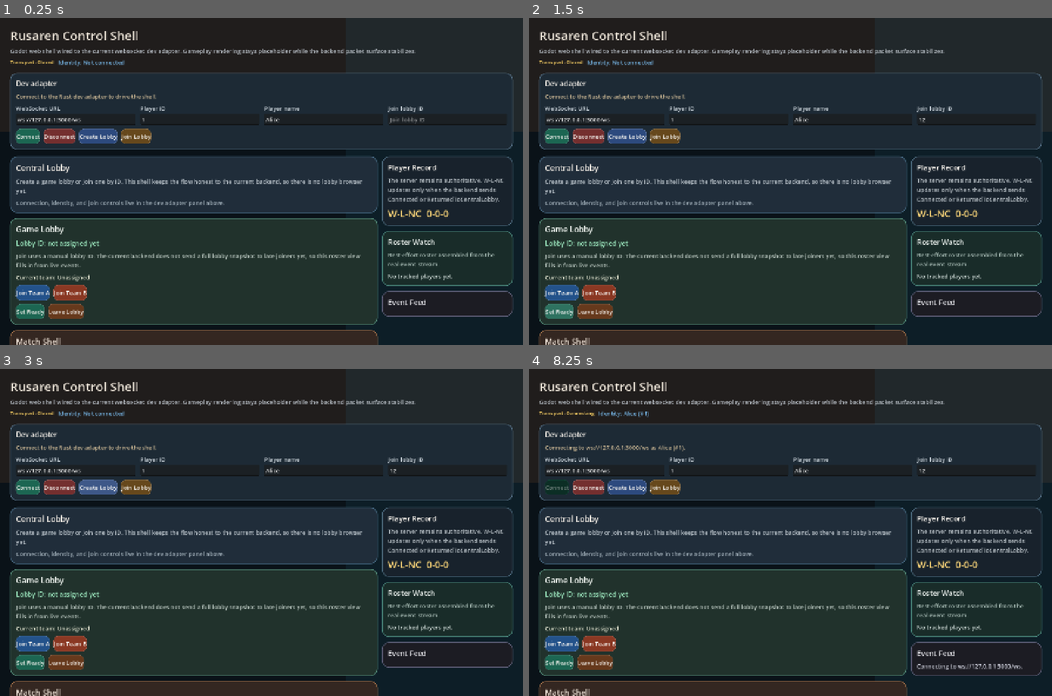
Above: before the commit, frames 1-4 (two rows, left to right).
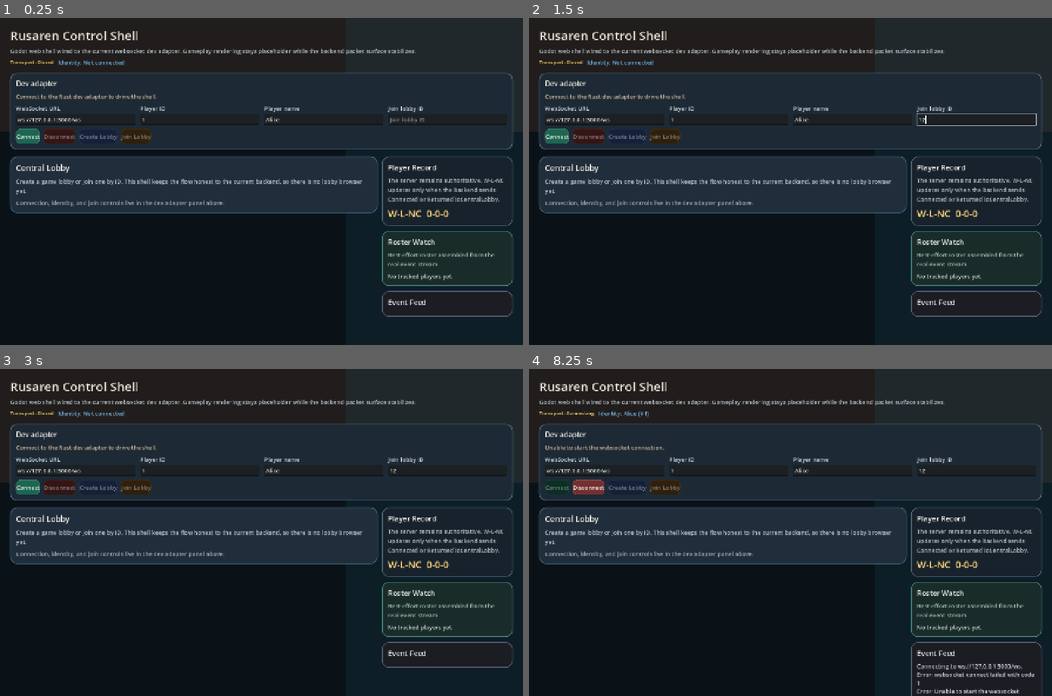
Above: after the commit, the same moments.

Repository: HourGlss/Rusaren
Game: Godot game, scene res://scenes/main.tscn
Same seed, same stepped clock (60 frames per second), same inputs: the game is played once before the commit and once after it.
Inputs (mouse positions are in pixels of both pictures, inside the frame that each line leads up to):
- Up to frame 1 (0.25 s): no input
- Up to frame 2 (1.5 s): click (978, 119) at 0.52 s; type "12" at 0.6 s; click (560, 312) at 1.25 s, where only the run before the commit has a clickable "Set Ready"
- Up to frame 3 (3 s): click (31, 663) at 2 s, where only the run before the commit has a clickable "Set Ready"; click (99, 486) at 2.75 s, where only the run before the commit has a clickable "Create Lobby"
- Up to frame 4 (8.25 s): click (596, 663) at 3.5 s, where only the run before the commit has a clickable "Leave Lobby"; click (628, 486) at 4.25 s, where only the run before the commit has a clickable "Create Lobby"; click (596, 663) at 5 s, where only the run before the commit has a clickable "Leave Lobby"; click (628, 486) at 5.75 s, where only the run before the commit has a clickable "Create Lobby"; click (560, 663) at 6.5 s, where only the run before the commit has a clickable "Set Ready"; click (596, 663) at 7.25 s, where only the run before the commit has a clickable "Leave Lobby"; click "Connect" at 8 s

The runs differ from the first frame. In frame 1, 25% of the frame differs, in the area x 1-73%, y 33-100%; in frame 2, 25%; in frame 3, 25%; in frame 4, 26%, in the area x 1-98%, y 23-100%.
Error before the commit: Parse Error: Cannot get return value of call to "poll()" because it returns "void". (res://scripts/net/dev_socket_client.gd:46)

Commit message:
Release 0.2.0 and validate Godot shell

Diff:
--- a/client/godot/project.godot
+++ b/client/godot/project.godot
@@ -11,6 +11,7 @@
 [application]
 
 config/name="Rusaren Shell"
+config/version="0.2.0"
 run/main_scene="res://scenes/main.tscn"
 
 [display]
--- a/client/godot/scripts/net/dev_socket_client.gd
+++ b/client/godot/scripts/net/dev_socket_client.gd
@@ -43,14 +43,21 @@
 	if _socket == null:
 		return
 
-	var poll_error := _socket.poll()
-	if poll_error != OK:
-		emit_signal("transport_error", "websocket poll failed with code %d" % poll_error)
+	_socket.poll()
+	var current_state := _socket.get_ready_state()
+	if current_state == WebSocketPeer.STATE_CLOSED and _last_state != WebSocketPeer.STATE_CLOSED:
+		var close_code := _socket.get_close_code()
+		var close_reason := _socket.get_close_reason()
+		var failure_reason := "websocket closed"
+		if close_reason != "":
+			failure_reason = close_reason
+		elif close_code != -1:
+			failure_reason = "websocket closed with code %d" % close_code
+		emit_signal("transport_error", failure_reason)
 		close()
-		emit_signal("closed", "websocket poll failed")
+		emit_signal("closed", failure_reason)
 		return
 
-	var current_state := _socket.get_ready_state()
 	if current_state != _last_state:
 		_last_state = current_state
 		emit_signal("transport_state_changed", _state_name(current_state))
--- a/client/godot/scripts/net/protocol.gd
+++ b/client/godot/scripts/net/protocol.gd
@@ -58,7 +58,7 @@
 		return value
 
 	func read_bool() -> Variant:
-		var raw := read_u8()
+		var raw = read_u8()
 		if has_error():
 			return null
 		if raw == 0:
@@ -86,7 +86,7 @@
 		return value
 
 	func read_player_id() -> Variant:
-		var raw := read_u32()
+		var raw = read_u32()
 		if has_error():
 			return null
 		if raw <= 0:
@@ -95,7 +95,7 @@
 		return raw
 
 	func read_lobby_id() -> Variant:
-		var raw := read_u32()
+		var raw = read_u32()
 		if has_error():
 			return null
 		if raw <= 0:
@@ -104,7 +104,7 @@
 		return raw
 
 	func read_match_id() -> Variant:
-		var raw := read_u32()
+		var raw = read_u32()
 		if has_error():
 			return null
 		if raw <= 0:
@@ -113,7 +113,7 @@
 		return raw
 
 	func read_round() -> Variant:
-		var raw := read_u8()
+		var raw = read_u8()
 		if has_error():
 			return null
 		if raw <= 0 or raw > 5:
@@ -122,7 +122,7 @@
 		return raw
 
 	func read_string(field: String, max_len: int) -> Variant:
-		var length := read_u8()
+		var length = read_u8()
 		if has_error():
 			return null
 		if length > max_len:
@@ -139,9 +139,9 @@
 		return bytes.get_string_from_utf8()
 
 	func read_record() -> Variant:
-		var wins := read_u16()
-		var losses := read_u16()
-		var no_contests := read_u16()
+		var wins = read_u16()
+		var losses = read_u16()
+		var no_contests = read_u16()
 		if has_error():
 			return null
 		return {
@@ -151,7 +151,7 @@
 		}
 
 	func read_team_label() -> Variant:
-		var raw := read_u8()
+		var raw = read_u8()
 		if has_error():
 			return null
 		match raw:
@@ -164,7 +164,7 @@
 				return null
 
 	func read_ready_label() -> Variant:
-		var raw := read_u8()
+		var raw = read_u8()
 		if has_error():
 			return null
 		match raw:
@@ -177,7 +177,7 @@
 				return null
 
 	func read_skill_tree_name() -> Variant:
-		var raw := read_u8()
+		var raw = read_u8()
 		if has_error():
 			return null
 		match raw:
@@ -194,7 +194,7 @@
 				return null
 
 	func read_match_outcome_name() -> Variant:
-		var raw := read_u8()
+		var raw = read_u8()
 		if has_error():
 			return null
 		match raw:
@@ -210,12 +210,18 @@
 
 	func finish() -> Dictionary:
 		if has_error():
-			return _error(error_message)
+			return {
+				"ok": false,
+				"error": error_message,
+			}
 		if index != payload.size():
-			return _error("%s payload contained %d unexpected trailing bytes" % [
-				kind,
-				payload.size() - index,
-			])
+			return {
+				"ok": false,
+				"error": "%s payload contained %d unexpected trailing bytes" % [
+					kind,
+					payload.size() - index,
+				],
+			}
 		return {"ok": true}
 
 
@@ -313,9 +319,9 @@
 
 	match kind:
 		1:
-			var player_id := cursor.read_player_id()
-			var player_name := cursor.read_string("player_name", MAX_PLAYER_NAME_LEN)
-			var record := cursor.read_record()
+			var player_id = cursor.read_player_id()
+			var player_name = cursor.read_string("player_name", MAX_PLAYER_NAME_LEN)
+			var record = cursor.read_record()
 			if cursor.has_error():
 				return _error(cursor.error_message)
 			event = {
@@ -325,7 +331,7 @@
 				"record": record,
 			}
 		2:
-			var lobby_id := cursor.read_lobby_id()
+			var lobby_id = cursor.read_lobby_id()
 			if cursor.has_error():
 				return _error(cursor.error_message)
 			event = {
@@ -333,8 +339,8 @@
 				"lobby_id": lobby_id,
 			}
 		3:
-			var joined_lobby_id := cursor.read_lobby_id()
-			var joined_player_id := cursor.read_player_id()
+			var joined_lobby_id = cursor.read_lobby_id()
+			var joined_player_id = cursor.read_player_id()
 			if cursor.has_error():
 				return _error(cursor.error_message)
 			event = {
@@ -343,8 +349,8 @@
 				"player_id": joined_player_id,
 			}
 		4:
-			var left_lobby_id := cursor.read_lobby_id()
-			var left_player_id := cursor.read_player_id()
+			var left_lobby_id = cursor.read_lobby_id()
+			var left_player_id = cursor.read_player_id()
 			if cursor.has_error():
 				return _error(cursor.error_message)
 			event = {
@@ -353,9 +359,9 @@
 				"player_id": left_player_id,
 			}
 		5:
-			var selected_player_id := cursor.read_player_id()
-			var team := cursor.read_team_label()
-			var ready_reset := cursor.read_bool()
+			var selected_player_id = cursor.read_player_id()
+			var team = cursor.read_team_label()
+			var ready_reset = cursor.read_bool()
 			if cursor.has_error():
 				return _error(cursor.error_message)
 			event = {
@@ -365,8 +371,8 @@
 				"ready_reset": ready_reset,
 			}
 		6:
-			var ready_player_id := cursor.read_player_id()
-			var ready_label := cursor.read_ready_label()
+			var ready_player_id = cursor.read_player_id()
+			var ready_label = cursor.read_ready_label()
 			if cursor.has_error():
 				return _error(cursor.error_message)
 			event = {
@@ -375,9 +381,9 @@
 				"ready": ready_label,
 			}
 		7:
-			var countdown_lobby_id := cursor.read_lobby_id()
-			var countdown_seconds := cursor.read_u8()
-			var roster_size := cursor.read_u16()
+			var countdown_lobby_id = cursor.read_lobby_id()
+			var countdown_seconds = cursor.read_u8()
+			var roster_size = cursor.read_u16()
 			if cursor.has_error():
 				return _error(cursor.error_message)
 			event = {
@@ -387,8 +393,8 @@
 				"roster_size": roster_size,
 			}
 		8:
-			var tick_lobby_id := cursor.read_lobby_id()
-			var tick_seconds := cursor.read_u8()
+			var tick_lobby_id = cursor.read_lobby_id()
+			var tick_seconds = cursor.read_u8()
 			if cursor.has_error():
 				return _error(cursor.error_message)
 			event = {
@@ -397,9 +403,9 @@
 				"seconds_remaining": tick_seconds,
 			}
 		9:
-			var match_id := cursor.read_match_id()
-			var round := cursor.read_round()
-			var skill_pick_seconds := cursor.read_u8()
+			var match_id = cursor.read_match_id()
+			var round = cursor.read_round()
+			var skill_pick_seconds = cursor.read_u8()
 			if cursor.has_error():
 				return _error(cursor.error_message)
 			event = {
@@ -409,9 +415,9 @@
 				"skill_pick_seconds": skill_pick_seconds,
 			}
 		10:
-			var skill_player_id := cursor.read_player_id()
-			var tree_name := cursor.read_skill_tree_name()
-			var tier := cursor.read_u8()
+			var skill_player_id = cursor.read_player_id()
+			var tree_name = cursor.read_skill_tree_name()
+			var tier = cursor.read_u8()
 			if cursor.has_error():
 				return _error(cursor.error_message)
 			event = {
@@ -421,7 +427,7 @@
 				"tier": tier,
 			}
 		11:
-			var pre_combat_seconds := cursor.read_u8()
+			var pre_combat_seconds = cursor.read_u8()
 			if cursor.has_error():
 				return _error(cursor.error_message)
 			event = {
@@ -431,10 +437,10 @@
 		12:
 			event = {"type": "CombatStarted"}
 		13:
-			var won_round := cursor.read_round()
-			var winning_team := cursor.read_team_label()
-			var score_a := cursor.read_u8()
-			var score_b := cursor.read_u8()
+			var won_round = cursor.read_round()
+			var winning_team = cursor.read_team_label()
+			var score_a = cursor.read_u8()
+			var score_b = cursor.read_u8()
 			if cursor.has_error():
 				return _error(cursor.error_message)
 			event = {
@@ -445,10 +451,10 @@
 				"score_b": score_b,
 			}
 		14:
-			var outcome := cursor.read_match_outcome_name()
-			var end_score_a := cursor.read_u8()
-			var end_score_b := cursor.read_u8()
-			var message := cursor.read_string("message", MAX_MESSAGE_BYTES)
+			var outcome = cursor.read_match_outcome_name()
+			var end_score_a = cursor.read_u8()
+			var end_score_b = cursor.read_u8()
+			var message = cursor.read_string("message", MAX_MESSAGE_BYTES)
 			if cursor.has_error():
 				return _error(cursor.error_message)
 			event = {
@@ -459,7 +465,7 @@
 				"message": message,
 			}
 		15:
-			var returned_record := cursor.read_record()
+			var returned_record = cursor.read_record()
 			if cursor.has_error():
 				return _error(cursor.error_message)
 			event = {
@@ -467,7 +473,7 @@
 				"record": returned_record,
 			}
 		16:
-			var error_message := cursor.read_string("message", MAX_MESSAGE_BYTES)
+			var error_message = cursor.read_string("message", MAX_MESSAGE_BYTES)
 			if cursor.has_error():
 				return _error(cursor.error_message)
 			event = {
Not shown, changed: .gitignore
Not shown, changed: README.md
Not shown, changed: client/godot/README.md
Not shown, changed: server/Cargo.lock
Not shown, changed: server/bin/backend_callgraph/Cargo.toml
Not shown, changed: server/bin/backend_callgraph/src/main.rs
Not shown, changed: server/bin/dedicated_server/Cargo.toml
Not shown, changed: server/bin/scip_json_dump/Cargo.toml
Not shown, changed: server/bin/scip_json_dump/src/main.rs
Not shown, changed: server/crates/game_api/Cargo.toml
Not shown, changed: server/crates/game_content/Cargo.toml
Not shown, changed: server/crates/game_domain/Cargo.toml
(and 4 more such lines)
